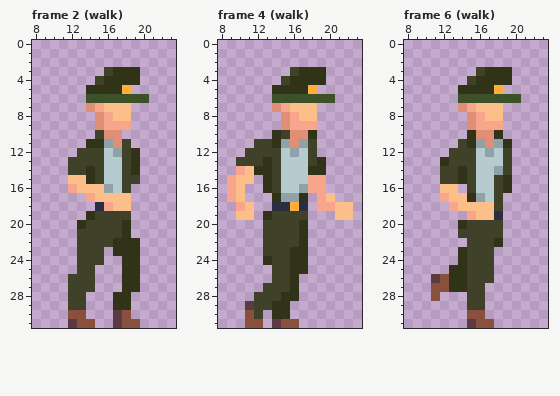
Two versions of one pixel-art file, Assets/Guards/GuardGreen.ase. Above, as it was before the edit.
32x32 pixels, 17 frames. Shown: frame 2 (walk): x 8..23, y 0..31; frame 4 (walk): x 8..23, y 0..31; frame 6 (walk): x 8..23, y 0..31. The commit also changed other frames, which this record leaves out.
The result:
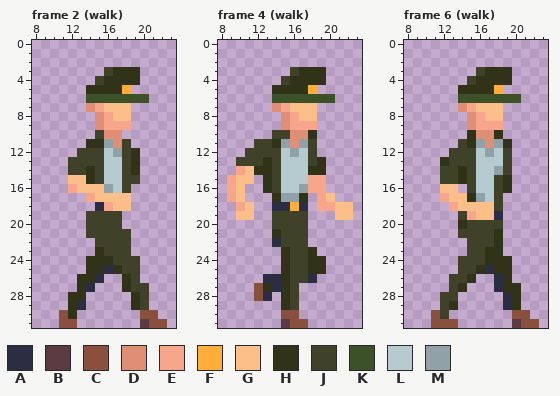
Palette (. is transparent): A #2b2e42  B #5c3a41  C #8a503e  D #e08f77  E #f7a58b  F #ffad3b  G #fcbf8a  H #303318  J #3f4229  K #3d5129  L #b6cbcf  M #90a1a8
Commit: fixed guard walk cycle anim; added elite guard dummy art
Changes in this commit:
Changed rows in their new state; - is an unchanged pixel.
Frame 2 (walk), layer "Legs":
first column x 11:
19 ---J---.----
20 --.----.----
21 --.----J----
22 --..--JJ.---
23 --..HJJJ.---
24 --.HHHJJJ---
25 --.HHAHJJ---
26 -.HHA---J---
27 -.HA----JJ--
28 -HH---..HJ--
29 -HA---..HJ--
30 CH.---..-CC-
31 CC..--...BCC
Frame 4 (walk), layers "Body", "Legs":
first column x 14:
10 J
first column x 11:
19 --.------
20 --.---J--
21 --.H--J--
22 --.A--J--
23 --..HJJH-
24 --..HJJHH
25 ---.HJJHH
26 --AAHJJA-
27 -CHAHJ---
28 -CA.-J---
29 ....-J---
30 ..-.CC---
31 ..-.B-C--
Frame 6 (walk), layer "Legs":
first column x 11:
19 ---J--------
21 -------H----
23 ---.--HH----
24 ---J--HHH---
25 --.J-HAHH---
26 ..JJH..AH---
27 ..J-..-AHH--
28 .JJ-..--AH--
29 -JH-..--AH--
30 CJ--..---CC-
31 CCC-...--BCC
